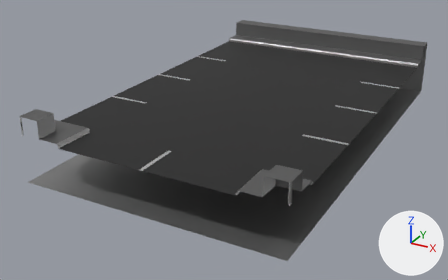
One commit to the Blender file Start!/Assets/Map2 Assets/HighwayJoinRoad.blend: the scene before it, then after it.
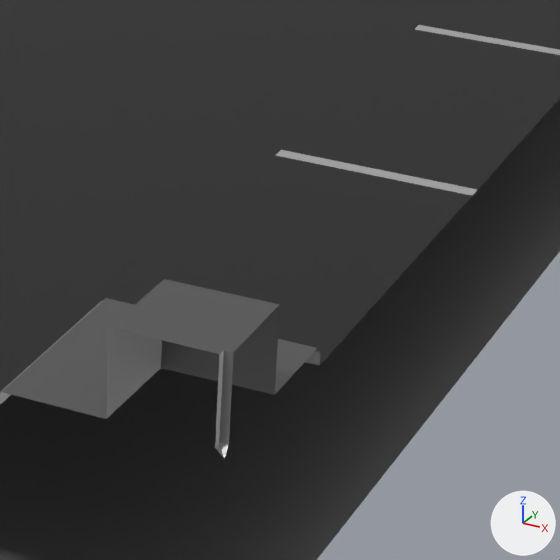
The first picture shows the older version from a 50 mm camera at (7.04, -12.29, 4.35) aimed at (-1.58, 3.38, -3.49). The close-ups show both versions on the part from 53% to 82% of the width and 35% to 82% of the height of that picture; other places that the commit changed are outside them. Lighting does not change. The marker at lower right points along +X, +Y and +Z.

In view in the first close-up: 'Highway Join Road'.
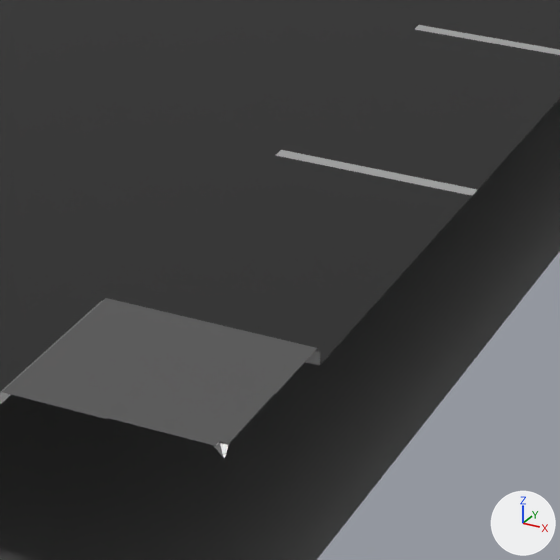
The newer file is also turned or shifted as a whole; pictures and numbers use the older file's frame.

Pixel boxes [x1, y1, x2, y2] of what changed, in the close-ups (560 x 560 px; the box of a moved part takes in the faces that stretch with it):
part 1 of me_mesh, moved or reshaped: before [109, 279, 280, 354]; after [107, 367, 275, 446]
part 2 of me_mesh, moved or reshaped: before [106, 305, 280, 447]; after [106, 375, 275, 447]

Patch to the scene script:
```diff
--- a/Start!/Assets/Map2 Assets/HighwayJoinRoad.blend.py
+++ b/Start!/Assets/Map2 Assets/HighwayJoinRoad.blend.py
@@ me_mesh @@
 me_mesh.from_pydata(...)  # 233 vertices, 130 faces, 4 loose edges; spans x 0.0..12.5, y 6.25..8.12, z -7.5..0.0
 # used by ob_highway_join_road; location = (2.881, -1.928, -9.571); rotation_euler = (1.571, 0.0, 1.571), in degrees (90, 0, 90)
 # before: 102 (0.62, 8.12, 0.0) at pixel (279, 304), 115 (0.05, 8.12, 0.0) at pixel (233, 352), 146 (0.0, 8.12, -0.05) at pixel (219, 354), 147 (0.05, 8.12, -0.05) at pixel (223, 349), 224 (0.61, 8.12, -0.61) at pixel (164, 279)
 # before: 225 (0.0, 8.12, -0.63) at pixel (108, 327)
-me_mesh.vertices[103].co = (0.61, 8.12, -0.61)  # pixel (164, 279)
-me_mesh.vertices[114].co = (0.05, 8.12, -0.05)  # pixel (223, 349)
+# me_mesh part 1: the loose piece of 6 vertices spanning x 0.0..0.62, y 8.12, z -0.63..0.0 is moved by (0.0, -0.49, 0.0)
+# me_mesh part 2
+for i in [102, 115, 146, 147, 224, 225]: me_mesh.vertices[i].co += Vector((0.0, -0.49, 0.0))
+me_mesh.vertices[103].co = (0.61, 7.62, -0.61)  # pixel (160, 368)
+me_mesh.vertices[114].co = (0.05, 7.62, -0.05)  # pixel (219, 442)
 me_mesh.materials.append(mat_road)
```
